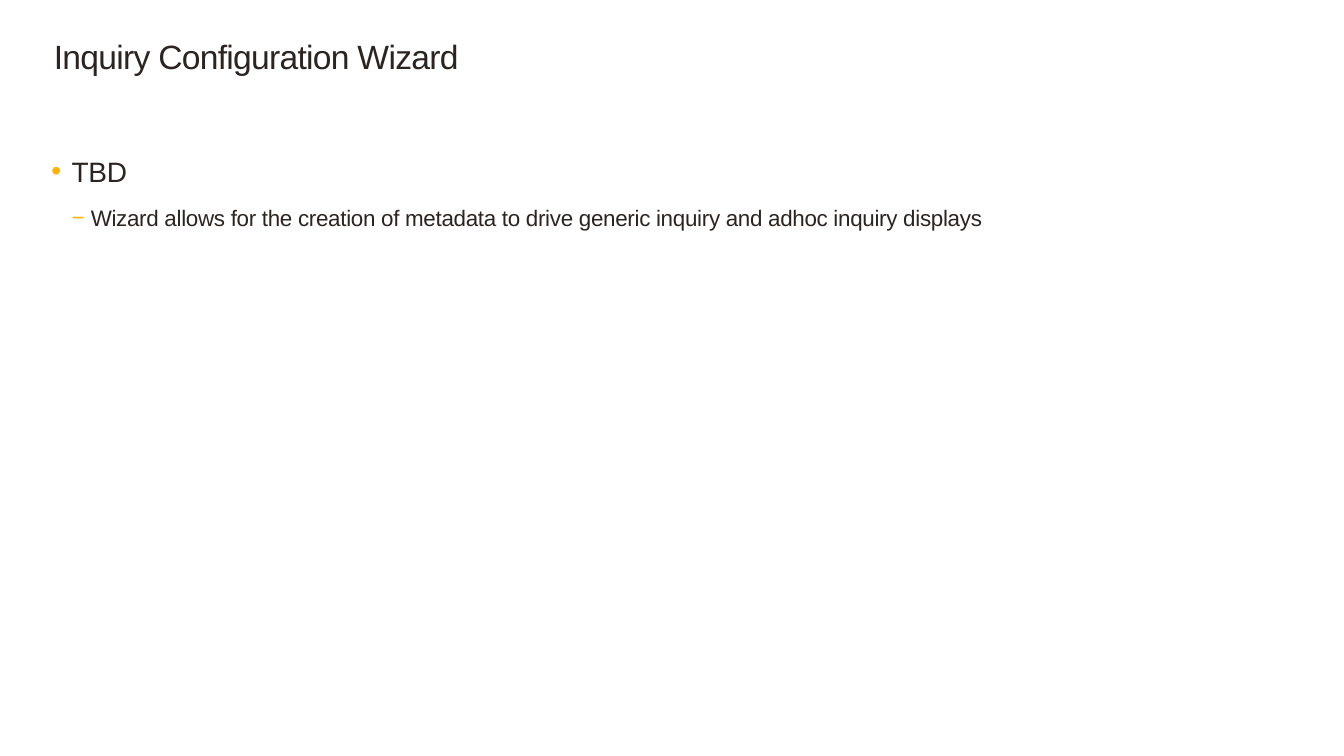
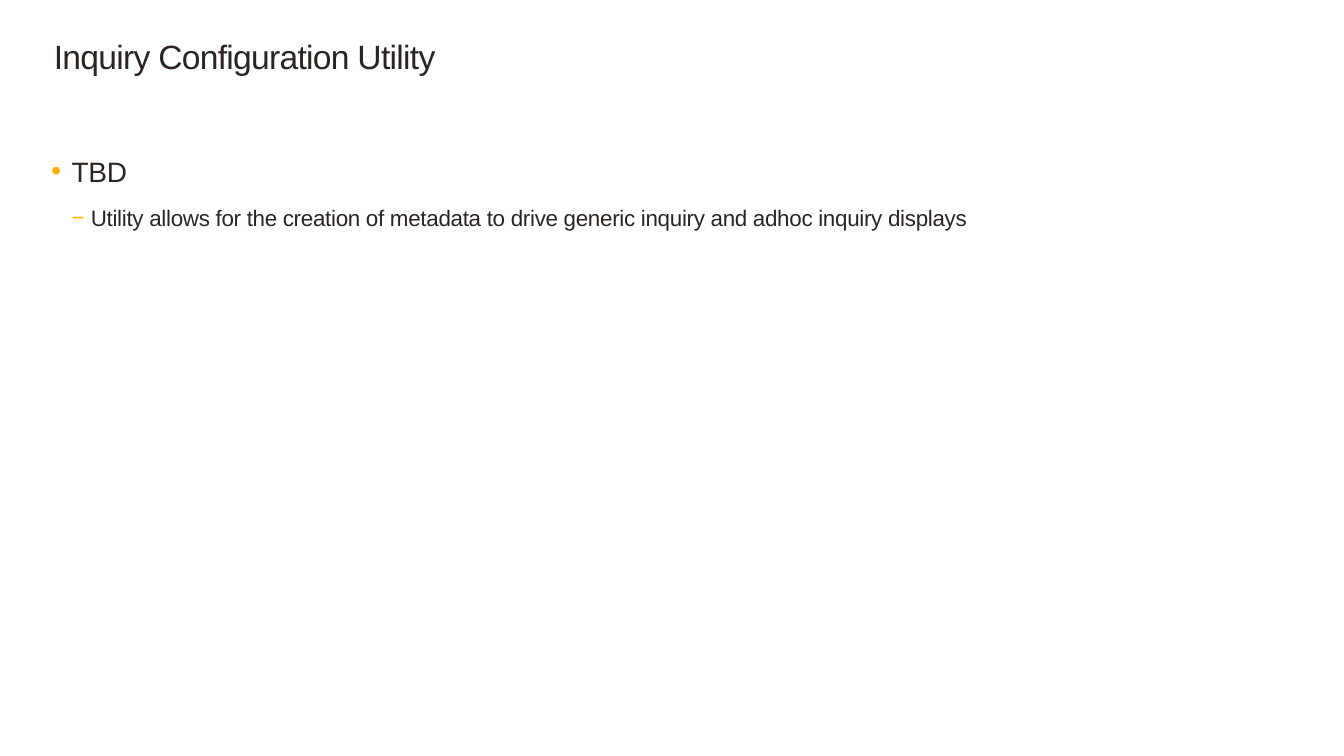
Before and after one commit to SageNADev/Sage300-SDK, a slide deck: slide 7 of docs/presentations/Sage300SDK_20191WebSDKOverview.pptx. Drawn at 1344x756 pixels with LibreOffice and Linux fonts; fonts in the diff are those of the drawing; background and template pictures are left out. Boxes give left, top, right and bottom in pixels: in the first picture for what was removed or moved away, otherwise in the second. Text is boxed around its words. In the diff, an @@ line names an element or a change of style, - is before the commit and + after.

Commit message:
Inquiry Config Wizard Removed in lieu of utility

```diff
--- a/docs/presentations/Sage300SDK_20191WebSDKOverview.pptx
+++ b/docs/presentations/Sage300SDK_20191WebSDKOverview.pptx
@@ title at <box>54,44,435,76</box>: text changed @@
-Inquiry Configuration Wizard
+Inquiry Configuration Utility
@@ text at <box>91,209,967,231</box>: text changed @@
-    − Wizard allows for the creation of metadata to drive generic inquiry and adhoc inquiry displays
+    − Utility allows for the creation of metadata to drive generic inquiry and adhoc inquiry displays
```
Also in this commit, not shown: 40 other files.
